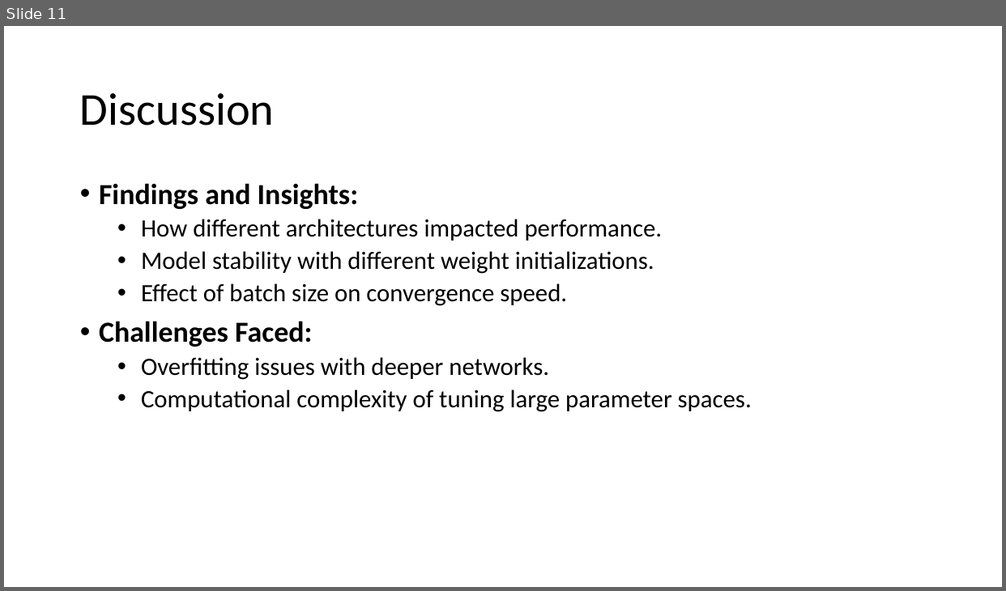
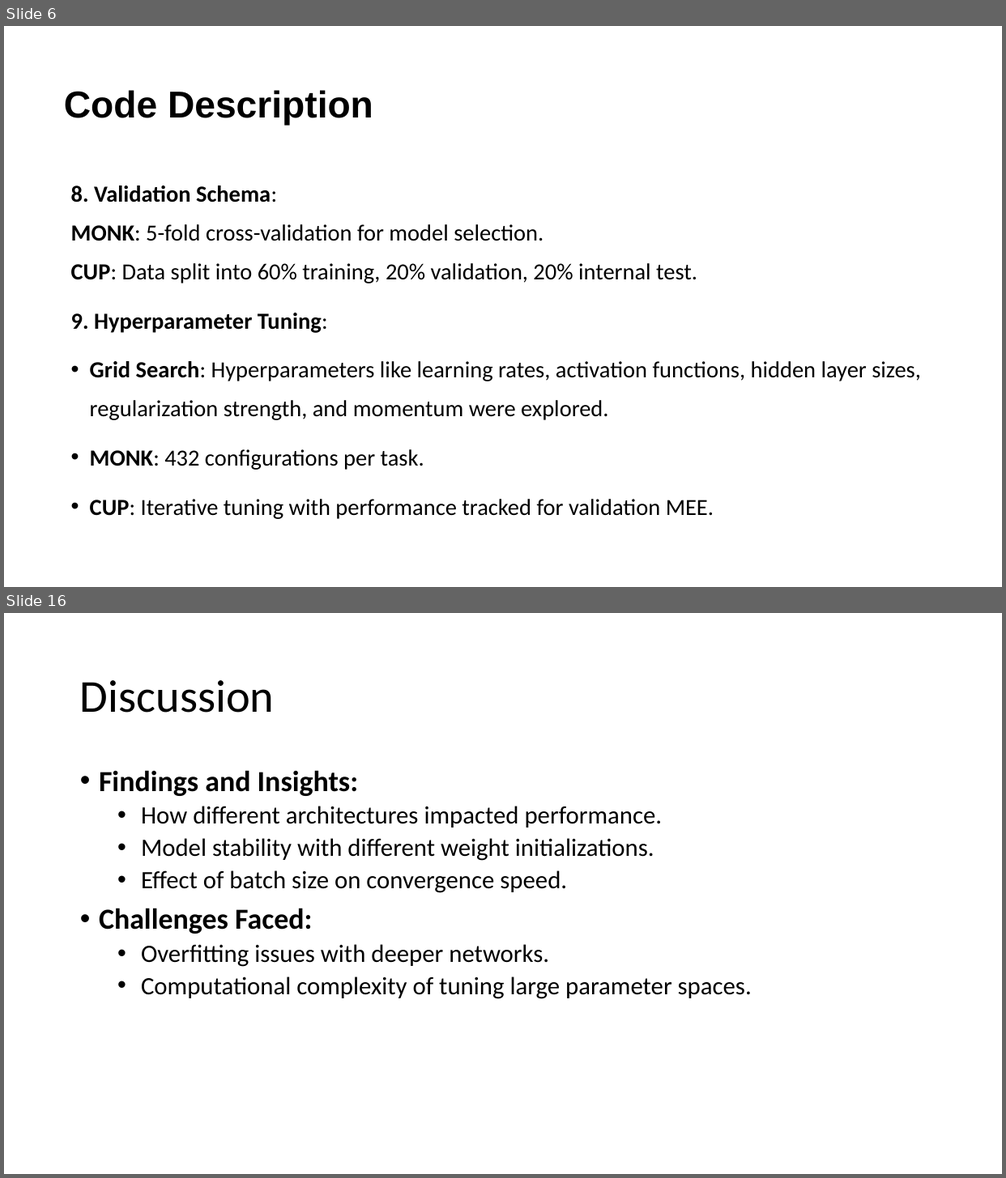
Before and after one commit to Tsion-Ketema/Machine_learning_project_2024, a slide deck: report_slide.pptx. Shown one above the other, each under a label of ours: slide 11 before the commit, slides 6 and 16 after it; the slides between them are not shown. The pictures are 1006x591 and 1006x1178 pixels, drawn with LibreOffice and Linux fonts; fonts in the diff are those of the drawing. Boxes give left, top, right and bottom in pixels: in the first picture for what was removed or moved away, otherwise in the second. Text is boxed around its words. In the diff, an @@ line names an element or a change of style, - is before the commit and + after.

```diff
--- a/report_slide.pptx
+++ b/report_slide.pptx
@@ slide 6 added at [4, 26, 1002, 587], background #FFFFFF @@
@@ title added at [64, 90, 373, 126], 36 pt, text #000000, bold @@
+Code Description
@@ text added at [71, 186, 921, 519], 22.2 pt, text #000000 @@
+8. Validation Schema:
+MONK: 5-fold cross-validation for model selection.
+CUP: Data split into 60% training, 20% validation, 20% internal test.
+9. Hyperparameter Tuning:
+• Grid Search: Hyperparameters like learning rates, activation functions, hidden layer sizes, regularization strength, and momentum were explored.
+• MONK: 432 configurations per task.
+• CUP: Iterative tuning with performance tracked for validation MEE.
@@ what was slide 11 is now slide 16 @@
```
Also in this commit, not shown: 8 slides changed, 7 other slides added, 3 slides removed, 56 other files.
